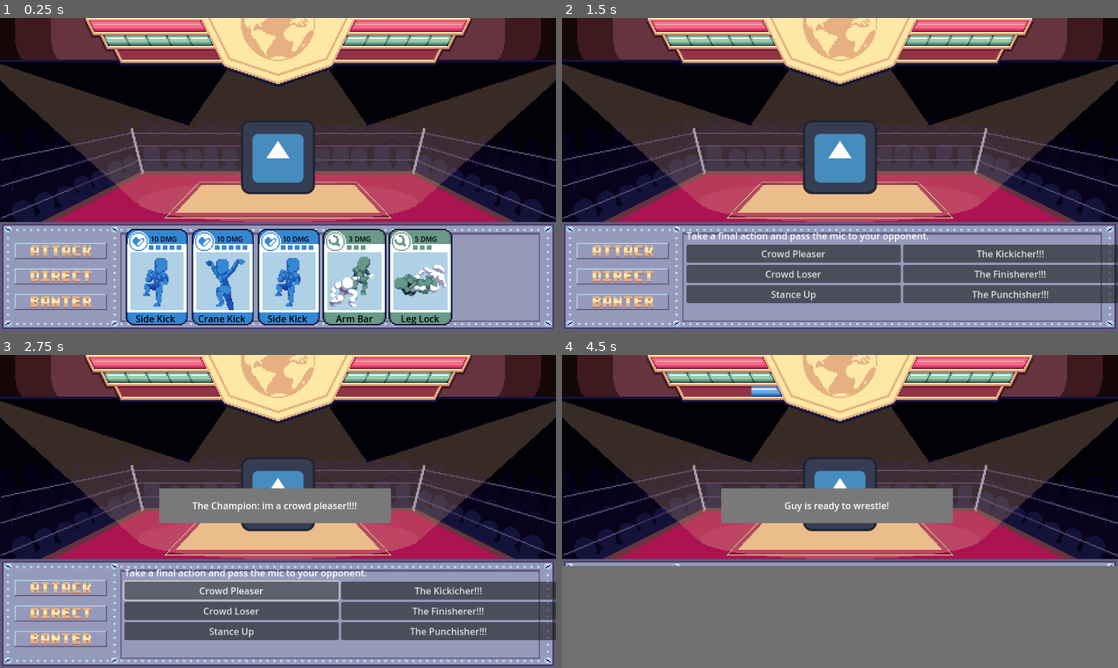
Above: before the commit, frames 1-4 (two rows, left to right).
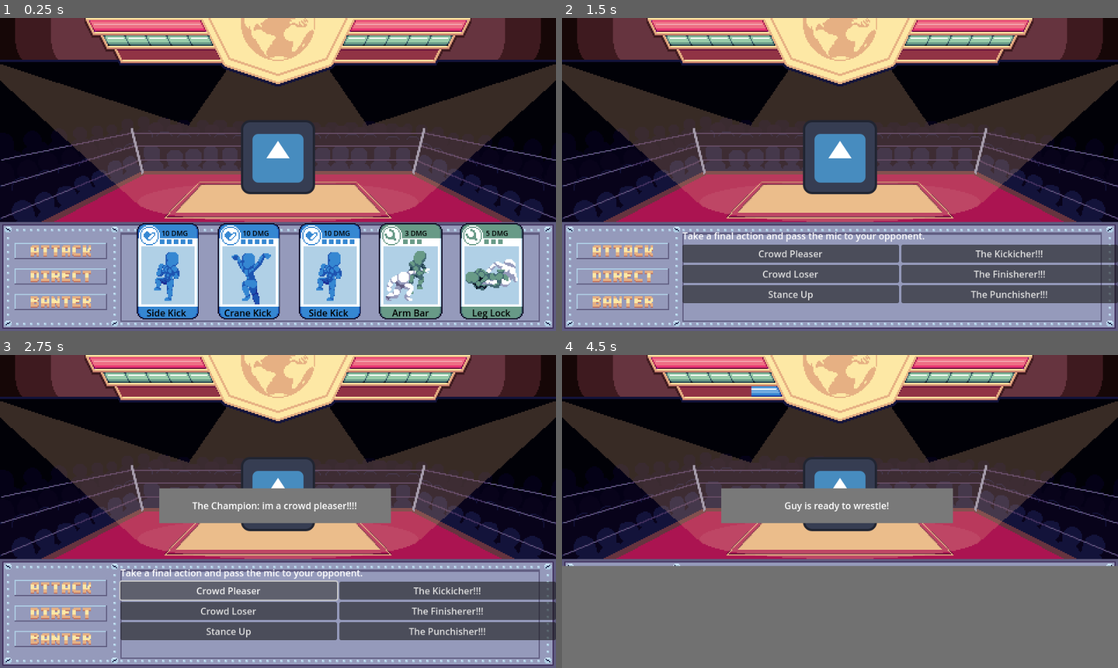
Above: after the commit, the same moments.

Repository: rakthalekk/JameGamWinter2024
Game: Godot game, scene res://src/main.tscn
Same seed, same stepped clock (60 frames per second), same inputs: the game is played once before the commit and once after it. The engine's default icon, where the game draws it, is replaced by a stand-in: a white triangle on a blue panel in a dark square.
Inputs (mouse positions are in pixels of both pictures, inside the frame that each line leads up to):
- Up to frame 1 (0.25 s): no input
- Up to frame 2 (1.5 s): click (623, 277) at 0.5 s; click (623, 302) at 1.25 s
- Up to frame 3 (2.75 s): click "Crowd Pleaser" at 2 s
- Up to frame 4 (4.5 s): click "Crowd Loser" at 2.75 s; click "Stance Up" at 3.5 s; click "The Kickicher!!!" at 4.25 s

The runs differ from the first frame. In frame 1, 18% of the frame differs, in the area x 22-95%, y 65-99%; in frame 2, 1.9%; in frame 3, 1.9%; in frame 4, 0.1%.

Commit message:
card

Diff:
--- a/src/card.tscn
+++ b/src/card.tscn
@@ -16,6 +16,42 @@
 "transitions": PackedFloat32Array(1),
 "update": 0,
 "values": [Vector2(55, 83)]
+}
+tracks/1/type = "value"
+tracks/1/imported = false
+tracks/1/enabled = true
+tracks/1/path = NodePath("Sprite:frame")
+tracks/1/interp = 1
+tracks/1/loop_wrap = true
+tracks/1/keys = {
+"times": PackedFloat32Array(0),
+"transitions": PackedFloat32Array(1),
+"update": 1,
+"values": [0]
+}
+tracks/2/type = "value"
+tracks/2/imported = false
+tracks/2/enabled = true
+tracks/2/path = NodePath("Sprite/Damage:visible")
+tracks/2/interp = 1
+tracks/2/loop_wrap = true
+tracks/2/keys = {
+"times": PackedFloat32Array(0),
+"transitions": PackedFloat32Array(1),
+"update": 1,
+"values": [true]
+}
+tracks/3/type = "value"
+tracks/3/imported = false
+tracks/3/enabled = true
+tracks/3/path = NodePath("Sprite/Name:visible")
+tracks/3/interp = 1
+tracks/3/loop_wrap = true
+tracks/3/keys = {
+"times": PackedFloat32Array(0),
+"transitions": PackedFloat32Array(1),
+"update": 1,
+"values": [true]
 }
 
 [sub_resource type="Animation" id="Animation_ujwon"]
@@ -31,7 +67,7 @@
 "times": PackedFloat32Array(0, 0.1),
 "transitions": PackedFloat32Array(1, 1),
 "update": 0,
-"values": [Vector2(55, 73), Vector2(55, 83)]
+"values": [Vector2(55, 53), Vector2(55, 83)]
 }
 
 [sub_resource type="Animation" id="Animation_fqpnx"]
@@ -47,12 +83,96 @@
 "times": PackedFloat32Array(0, 0.1),
 "transitions": PackedFloat32Array(1, 1),
 "update": 0,
-"values": [Vector2(55, 83), Vector2(55, 73)]
+"values": [Vector2(55, 83), Vector2(55, 53)]
+}
+
+[sub_resource type="Animation" id="Animation_tsswm"]
+resource_name = "flip_back"
+length = 0.4
+step = 0.05
+tracks/0/type = "value"
+tracks/0/imported = false
+tracks/0/enabled = true
+tracks/0/path = NodePath("Sprite:frame")
+tracks/0/interp = 1
+tracks/0/loop_wrap = true
+tracks/0/keys = {
+"times": PackedFloat32Array(0, 0.05, 0.1, 0.15, 0.2, 0.25, 0.3, 0.35),
+"transitions": PackedFloat32Array(1, 1, 1, 1, 1, 1, 1, 1),
+"update": 1,
+"values": [0, 1, 2, 3, 4, 5, 6, 7]
+}
+tracks/1/type = "value"
+tracks/1/imported = false
+tracks/1/enabled = true
+tracks/1/path = NodePath("Sprite/Damage:visible")
+tracks/1/interp = 1
+tracks/1/loop_wrap = true
+tracks/1/keys = {
+"times": PackedFloat32Array(0, 0.05),
+"transitions": PackedFloat32Array(1, 1),
+"update": 1,
+"values": [true, false]
+}
+tracks/2/type = "value"
+tracks/2/imported = false
+tracks/2/enabled = true
+tracks/2/path = NodePath("Sprite/Name:visible")
+tracks/2/interp = 1
+tracks/2/loop_wrap = true
+tracks/2/keys = {
+"times": PackedFloat32Array(0, 0.05),
+"transitions": PackedFloat32Array(1, 1),
+"update": 1,
+"values": [true, false]
+}
+
+[sub_resource type="Animation" id="Animation_c6rj0"]
+resource_name = "flip_over"
+length = 0.4
+step = 0.05
+tracks/0/type = "value"
+tracks/0/imported = false
+tracks/0/enabled = true
+tracks/0/path = NodePath("Sprite:frame")
+tracks/0/interp = 1
+tracks/0/loop_wrap = true
+tracks/0/keys = {
+"times": PackedFloat32Array(0, 0.05, 0.1, 0.15, 0.2, 0.25, 0.3, 0.35),
+"transitions": PackedFloat32Array(1, 1, 1, 1, 1, 1, 1, 1),
+"update": 1,
+"values": [7, 6, 5, 4, 3, 2, 1, 0]
+}
+tracks/1/type = "value"
+tracks/1/imported = false
+tracks/1/enabled = true
+tracks/1/path = NodePath("Sprite/Damage:visible")
+tracks/1/interp = 1
+tracks/1/loop_wrap = true
+tracks/1/keys = {
+"times": PackedFloat32Array(0, 0.35),
+"transitions": PackedFloat32Array(1, 1),
+"update": 1,
+"values": [false, true]
+}
+tracks/2/type = "value"
+tracks/2/imported = false
+tracks/2/enabled = true
+tracks/2/path = NodePath("Sprite/Name:visible")
+tracks/2/interp = 1
+tracks/2/loop_wrap = true
+tracks/2/keys = {
+"times": PackedFloat32Array(0, 0.35),
+"transitions": PackedFloat32Array(1, 1),
+"update": 1,
+"values": [false, true]
 }
 
 [sub_resource type="AnimationLibrary" id="AnimationLibrary_noncq"]
 _data = {
 "RESET": SubResource("Animation_5r1b0"),
+"flip_back": SubResource("Animation_tsswm"),
+"flip_over": SubResource("Animation_c6rj0"),
 "go_down": SubResource("Animation_ujwon"),
 "go_up": SubResource("Animation_fqpnx")
 }
--- a/src/main.gd
+++ b/src/main.gd
@@ -347,15 +347,15 @@
 
 
 func _on_play_card_pressed():
-	%Cards.show()
-	%Directions.hide()
-	%SmackTalk.hide()
+	%CardContainer.show()
+	%DirectionContainer.hide()
+	%BanterContainer.hide()
 
 
 func _on_direction_pressed():
-	%Cards.hide()
-	%Directions.show()
-	%SmackTalk.hide()
+	%CardContainer.hide()
+	%DirectionContainer.show()
+	%BanterContainer.hide()
 
 
 func _on_stance_up_pressed():
@@ -412,9 +412,9 @@
 
 
 func _on_banter_pressed():
-	%Cards.hide()
-	%Directions.hide()
-	%SmackTalk.show()
+	%CardContainer.hide()
+	%DirectionContainer.hide()
+	%BanterContainer.show()
 
 
 func _on_banter_button_5_pressed():
--- a/src/main.tscn
+++ b/src/main.tscn
@@ -106,7 +106,7 @@
 position = Vector2(480, 270)
 sprite_frames = SubResource("SpriteFrames_17pj6")
 autoplay = "default"
-frame_progress = 0.287899
+frame_progress = 0.970058
 
 [node name="Arena" type="TextureRect" parent="."]
 layout_mode = 0
@@ -265,105 +265,126 @@
 layout_mode = 2
 theme_override_constants/separation = 10
 
-[node name="MarginContainer" type="MarginContainer" parent="VBoxContainer/Deck/MarginContainer/BottomMenu"]
+[node name="ActionContainer" type="MarginContainer" parent="VBoxContainer/Deck/MarginContainer/BottomMenu"]
 layout_mode = 2
 size_flags_vertical = 3
 theme_override_constants/margin_left = 25
 theme_override_constants/margin_top = 24
-theme_override_constants/margin_right = 20
-
-[node name="ActionButtons" type="VBoxContainer" parent="VBoxContainer/Deck/MarginContainer/BottomMenu/MarginContainer"]
+theme_override_constants/margin_right = 13
+
+[node name="ActionButtons" type="VBoxContainer" parent="VBoxContainer/Deck/MarginContainer/BottomMenu/ActionContainer"]
 layout_mode = 2
 size_flags_horizontal = 4
 theme_override_constants/separation = 16
 
-[node name="Attack" type="TextureButton" parent="VBoxContainer/Deck/MarginContainer/BottomMenu/MarginContainer/ActionButtons"]
+[node name="Attack" type="TextureButton" parent="VBoxContainer/Deck/MarginContainer/BottomMenu/ActionContainer/ActionButtons"]
 custom_minimum_size = Vector2(160, 28)
 layout_mode = 2
 size_flags_horizontal = 4
 
-[node name="Sprite2D" type="Sprite2D" parent="VBoxContainer/Deck/MarginContainer/BottomMenu/MarginContainer/ActionButtons/Attack"]
+[node name="Sprite2D" type="Sprite2D" parent="VBoxContainer/Deck/MarginContainer/BottomMenu/ActionContainer/ActionButtons/Attack"]
 position = Vector2(80, 14)
 texture = ExtResource("11_lb1ol")
 hframes = 8
 
-[node name="Direction" type="TextureButton" parent="VBoxContainer/Deck/MarginContainer/BottomMenu/MarginContainer/ActionButtons"]
+[node name="Direction" type="TextureButton" parent="VBoxContainer/Deck/MarginContainer/BottomMenu/ActionContainer/ActionButtons"]
 custom_minimum_size = Vector2(160, 28)
 layout_mode = 2
 size_flags_horizontal = 4
 
-[node name="Sprite2D" type="Sprite2D" parent="VBoxContainer/Deck/MarginContainer/BottomMenu/MarginContainer/ActionButtons/Direction"]
+[node name="Sprite2D" type="Sprite2D" parent="VBoxContainer/Deck/MarginContainer/BottomMenu/ActionContainer/ActionButtons/Direction"]
 position = Vector2(80, 14)
 texture = ExtResource("12_4sc38")
 hframes = 8
 
-[node name="Banter" type="TextureButton" parent="VBoxContainer/Deck/MarginContainer/BottomMenu/MarginContainer/ActionButtons"]
+[node name="Banter" type="TextureButton" parent="VBoxContainer/Deck/MarginContainer/BottomMenu/ActionContainer/ActionButtons"]
 custom_minimum_size = Vector2(160, 28)
 layout_mode = 2
 size_flags_horizontal = 4
 size_flags_vertical = 4
 
-[node name="Sprite2D" type="Sprite2D" parent="VBoxContainer/Deck/MarginContainer/BottomMenu/MarginContainer/ActionButtons/Banter"]
+[node name="Sprite2D" type="Sprite2D" parent="VBoxContainer/Deck/MarginContainer/BottomMenu/ActionContainer/ActionButtons/Banter"]
 position = Vector2(80, 14)
 texture = ExtResource("13_vbbqh")
 hframes = 8
 
-[node name="Cards" type="HBoxContainer" parent="VBoxContainer/Deck/MarginContainer/BottomMenu"]
-unique_name_in_owner = true
-layout_mode = 2
-
-[node name="Directions" type="HBoxContainer" parent="VBoxContainer/Deck/MarginContainer/BottomMenu"]
+[node name="CardContainer" type="MarginContainer" parent="VBoxContainer/Deck/MarginContainer/BottomMenu"]
+unique_name_in_owner = true
+layout_mode = 2
+size_flags_horizontal = 3
+theme_override_constants/margin_left = 26
+theme_override_constants/margin_top = -10
+
+[node name="Cards" type="HBoxContainer" parent="VBoxContainer/Deck/MarginContainer/BottomMenu/CardContainer"]
+unique_name_in_owner = true
+layout_mode = 2
+theme_override_constants/separation = 30
+
+[node name="DirectionContainer" type="MarginContainer" parent="VBoxContainer/Deck/MarginContainer/BottomMenu"]
 unique_name_in_owner = true
 visible = false
 layout_mode = 2
-
-[node name="SmackTalk" type="VBoxContainer" parent="VBoxContainer/Deck/MarginContainer/BottomMenu"]
+size_flags_horizontal = 3
+theme_override_constants/margin_left = 26
+theme_override_constants/margin_top = -10
+
+[node name="Directions" type="HBoxContainer" parent="VBoxContainer/Deck/MarginContainer/BottomMenu/DirectionContainer"]
+unique_name_in_owner = true
+layout_mode = 2
+theme_override_constants/separation = 30
+
+[node name="BanterContainer" type="MarginContainer" parent="VBoxContainer/Deck/MarginContainer/BottomMenu"]
 unique_name_in_owner = true
 visible = false
 layout_mode = 2
 size_flags_horizontal = 3
 
-[node name="Label" type="Label" parent="VBoxContainer/Deck/MarginContainer/BottomMenu/SmackTalk"]
+[node name="SmackTalk" type="VBoxContainer" parent="VBoxContainer/Deck/MarginContainer/BottomMenu/BanterContainer"]
+unique_name_in_owner = true
+layout_mode = 2
+size_flags_horizontal = 3
+
+[node name="Label" type="Label" parent="VBoxContainer/Deck/MarginContainer/BottomMenu/BanterContainer/SmackTalk"]
 layout_mode = 2
 text = "Take a final action and pass the mic to your opponent."
 
-[node name="HBoxContainer" type="HBoxContainer" parent="VBoxContainer/Deck/MarginContainer/BottomMenu/SmackTalk"]
-layout_mode = 2
-
-[node name="VBoxContainer" type="VBoxContainer" parent="VBoxContainer/Deck/MarginContainer/BottomMenu/SmackTalk/HBoxContainer"]
-layout_mode = 2
-size_flags_horizontal = 3
-
-[node name="BanterButton" type="Button" parent="VBoxContainer/Deck/MarginContainer/BottomMenu/SmackTalk/HBoxContainer/VBoxContainer"]
+[node name="HBoxContainer" type="HBoxContainer" parent="VBoxContainer/Deck/MarginContainer/BottomMenu/BanterContainer/SmackTalk"]
+layout_mode = 2
+
+[node name="VBoxContainer" type="VBoxContainer" parent="VBoxContainer/Deck/MarginContainer/BottomMenu/BanterContainer/SmackTalk/HBoxContainer"]
+layout_mode = 2
+size_flags_horizontal = 3
+
+[node name="BanterButton" type="Button" parent="VBoxContainer/Deck/MarginContainer/BottomMenu/BanterContainer/SmackTalk/HBoxContainer/VBoxContainer"]
 unique_name_in_owner = true
 layout_mode = 2
 text = "Crowd Pleaser"
 
-[node name="BanterButton2" type="Button" parent="VBoxContainer/Deck/MarginContainer/BottomMenu/SmackTalk/HBoxContainer/VBoxContainer"]
+[node name="BanterButton2" type="Button" parent="VBoxContainer/Deck/MarginContainer/BottomMenu/BanterContainer/SmackTalk/HBoxContainer/VBoxContainer"]
 unique_name_in_owner = true
 layout_mode = 2
 text = "Crowd Loser"
 
-[node name="StanceUp" type="Button" parent="VBoxContainer/Deck/MarginContainer/BottomMenu/SmackTalk/HBoxContainer/VBoxContainer"]
+[node name="StanceUp" type="Button" parent="VBoxContainer/Deck/MarginContainer/BottomMenu/BanterContainer/SmackTalk/HBoxContainer/VBoxContainer"]
 custom_minimum_size = Vector2(200, 0)
 layout_mode = 2
 text = "Stance Up"
 
-[node name="VBoxContainer2" type="VBoxContainer" parent="VBoxContainer/Deck/MarginContainer/BottomMenu/SmackTalk/HBoxContainer"]
-layout_mode = 2
-size_flags_horizontal = 3
-
-[node name="BanterButton4" type="Button" parent="VBoxContainer/Deck/MarginContainer/BottomMenu/SmackTalk/HBoxContainer/VBoxContainer2"]
+[node name="VBoxContainer2" type="VBoxContainer" parent="VBoxContainer/Deck/MarginContainer/BottomMenu/BanterContainer/SmackTalk/HBoxContainer"]
+layout_mode = 2
+size_flags_horizontal = 3
+
+[node name="BanterButton4" type="Button" parent="VBoxContainer/Deck/MarginContainer/BottomMenu/BanterContainer/SmackTalk/HBoxContainer/VBoxContainer2"]
 unique_name_in_owner = true
 layout_mode = 2
 text = "The Kickicher!!!"
 
-[node name="BanterButton5" type="Button" parent="VBoxContainer/Deck/MarginContainer/BottomMenu/SmackTalk/HBoxContainer/VBoxContainer2"]
+[node name="BanterButton5" type="Button" parent="VBoxContainer/Deck/MarginContainer/BottomMenu/BanterContainer/SmackTalk/HBoxContainer/VBoxContainer2"]
 unique_name_in_owner = true
 layout_mode = 2
 text = "The Finisherer!!!"
 
-[node name="BanterButton3" type="Button" parent="VBoxContainer/Deck/MarginContainer/BottomMenu/SmackTalk/HBoxContainer/VBoxContainer2"]
+[node name="BanterButton3" type="Button" parent="VBoxContainer/Deck/MarginContainer/BottomMenu/BanterContainer/SmackTalk/HBoxContainer/VBoxContainer2"]
 unique_name_in_owner = true
 layout_mode = 2
 text = "The Punchisher!!!"
@@ -403,12 +424,12 @@
 "": SubResource("AnimationLibrary_ft1eb")
 }
 
-[connection signal="pressed" from="VBoxContainer/Deck/MarginContainer/BottomMenu/MarginContainer/ActionButtons/Attack" to="." method="_on_play_card_pressed"]
-[connection signal="pressed" from="VBoxContainer/Deck/MarginContainer/BottomMenu/MarginContainer/ActionButtons/Direction" to="." method="_on_direction_pressed"]
-[connection signal="pressed" from="VBoxContainer/Deck/MarginContainer/BottomMenu/MarginContainer/ActionButtons/Banter" to="." method="_on_banter_pressed"]
-[connection signal="pressed" from="VBoxContainer/Deck/MarginContainer/BottomMenu/SmackTalk/HBoxContainer/VBoxContainer/BanterButton" to="." method="_on_banter_button_pressed"]
-[connection signal="pressed" from="VBoxContainer/Deck/MarginContainer/BottomMenu/SmackTalk/HBoxContainer/VBoxContainer/BanterButton2" to="." method="_on_banter_button_2_pressed"]
-[connection signal="pressed" from="VBoxContainer/Deck/MarginContainer/BottomMenu/SmackTalk/HBoxContainer/VBoxContainer/StanceUp" to="." method="_on_stance_up_pressed"]
-[connection signal="pressed" from="VBoxContainer/Deck/MarginContainer/BottomMenu/SmackTalk/HBoxContainer/VBoxContainer2/BanterButton4" to="." method="_on_banter_button_4_pressed"]
-[connection signal="pressed" from="VBoxContainer/Deck/MarginContainer/BottomMenu/SmackTalk/HBoxContainer/VBoxContainer2/BanterButton5" to="." method="_on_banter_button_5_pressed"]
-[connection signal="pressed" from="VBoxContainer/Deck/MarginContainer/BottomMenu/SmackTalk/HBoxContainer/VBoxContainer2/BanterButton3" to="." method="_on_banter_button_3_pressed"]
+[connection signal="pressed" from="VBoxContainer/Deck/MarginContainer/BottomMenu/ActionContainer/ActionButtons/Attack" to="." method="_on_play_card_pressed"]
+[connection signal="pressed" from="VBoxContainer/Deck/MarginContainer/BottomMenu/ActionContainer/ActionButtons/Direction" to="." method="_on_direction_pressed"]
+[connection signal="pressed" from="VBoxContainer/Deck/MarginContainer/BottomMenu/ActionContainer/ActionButtons/Banter" to="." method="_on_banter_pressed"]
+[connection signal="pressed" from="VBoxContainer/Deck/MarginContainer/BottomMenu/BanterContainer/SmackTalk/HBoxContainer/VBoxContainer/BanterButton" to="." method="_on_banter_button_pressed"]
+[connection signal="pressed" from="VBoxContainer/Deck/MarginContainer/BottomMenu/BanterContainer/SmackTalk/HBoxContainer/VBoxContainer/BanterButton2" to="." method="_on_banter_button_2_pressed"]
+[connection signal="pressed" from="VBoxContainer/Deck/MarginContainer/BottomMenu/BanterContainer/SmackTalk/HBoxContainer/VBoxContainer/StanceUp" to="." method="_on_stance_up_pressed"]
+[connection signal="pressed" from="VBoxContainer/Deck/MarginContainer/BottomMenu/BanterContainer/SmackTalk/HBoxContainer/VBoxContainer2/BanterButton4" to="." method="_on_banter_button_4_pressed"]
+[connection signal="pressed" from="VBoxContainer/Deck/MarginContainer/BottomMenu/BanterContainer/SmackTalk/HBoxContainer/VBoxContainer2/BanterButton5" to="." method="_on_banter_button_5_pressed"]
+[connection signal="pressed" from="VBoxContainer/Deck/MarginContainer/BottomMenu/BanterContainer/SmackTalk/HBoxContainer/VBoxContainer2/BanterButton3" to="." method="_on_banter_button_3_pressed"]
Not shown: 1 places in src/card.tscn that only renumber resources
